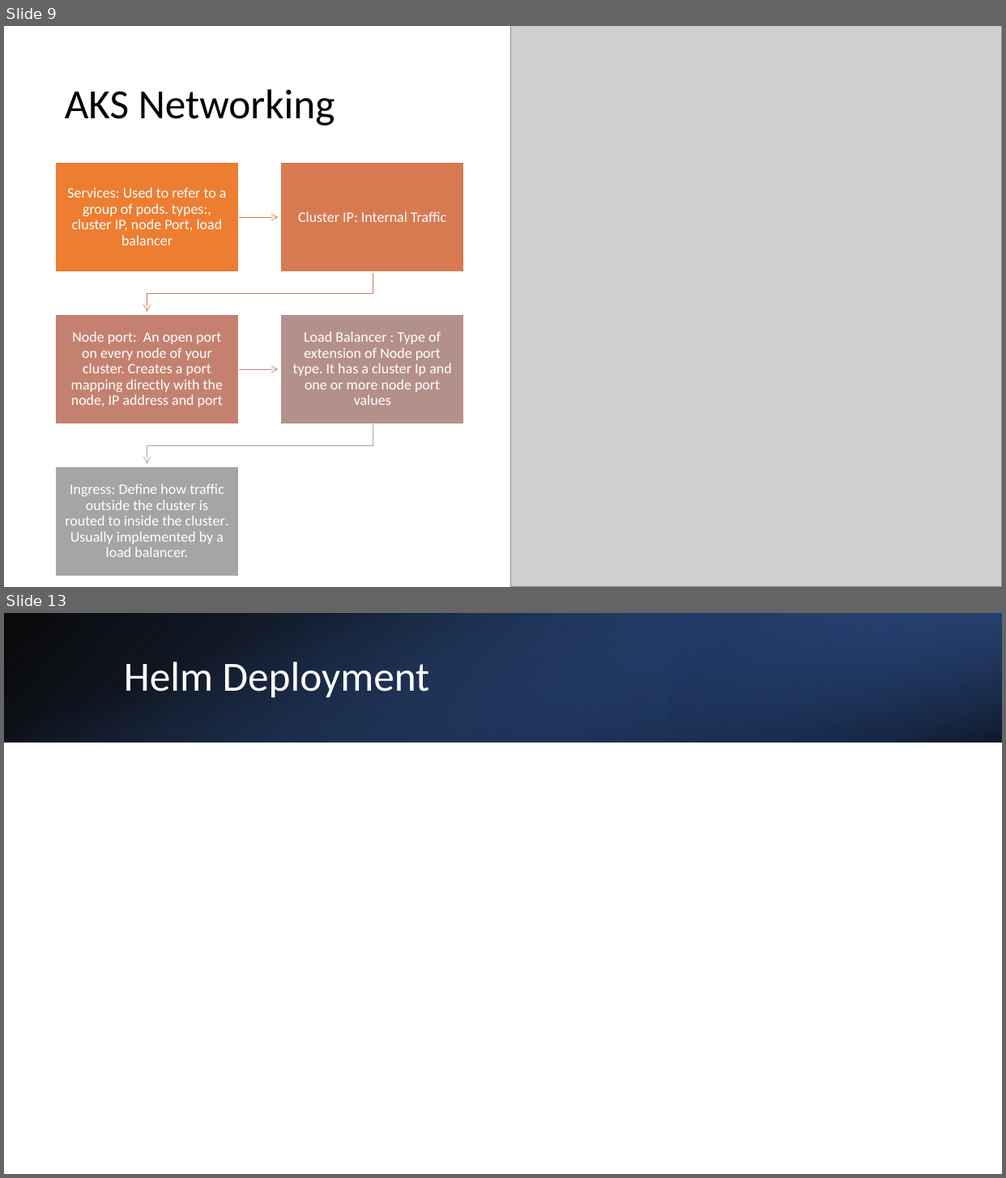
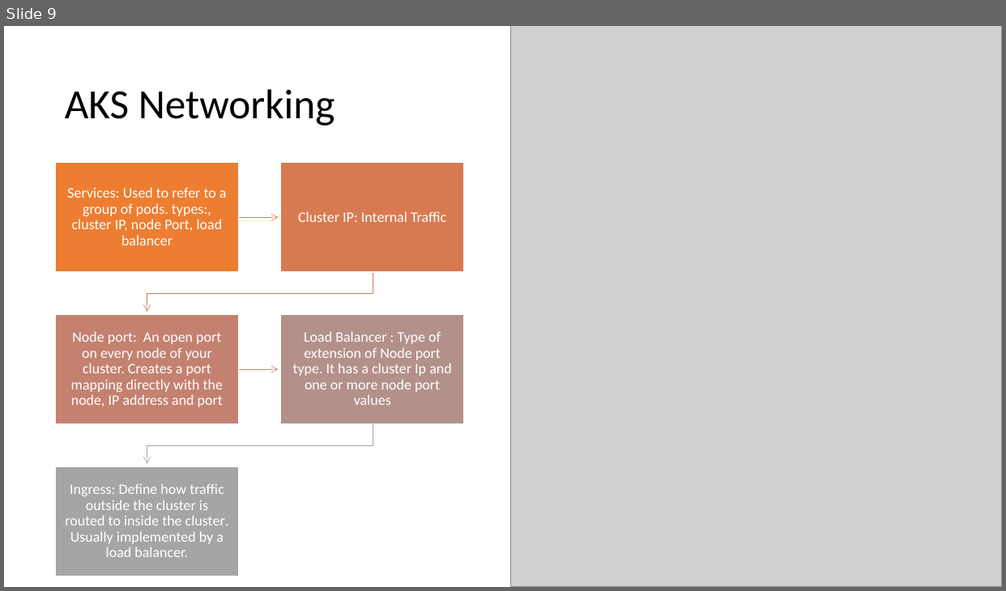
Before and after one commit to rahulrajdevopscloud/aks, a slide deck: AKSZerotoHero.pptx. Shown one above the other, each under a label of ours: slides 9 and 13 before the commit, slide 9 after it; the slides between them are not shown. The pictures are 1006x1178 and 1006x591 pixels, drawn with LibreOffice and Linux fonts; fonts in the diff are those of the drawing; grey boxes stand for pictures. Boxes give left, top, right and bottom in pixels: in the first picture for what was removed or moved away, otherwise in the second. Text is boxed around its words. In the diff, an @@ line names an element or a change of style, - is before the commit and + after.

```diff
--- a/AKSZerotoHero.pptx
+++ b/AKSZerotoHero.pptx
@@ slide 13 removed at <box>4,613,1002,1174</box>, background #FFFFFF @@
@@ rectangle removed at <box>4,613,1002,742</box> @@
@@ rectangle removed at <box>4,613,1002,742</box> @@
@@ rectangle removed at <box>670,613,1002,742</box> @@
@@ title removed at <box>124,662,430,698</box> @@
-Helm Deployment
```
Also in this commit, not shown: 5 slides changed, 1 slide added, 3 other files.
